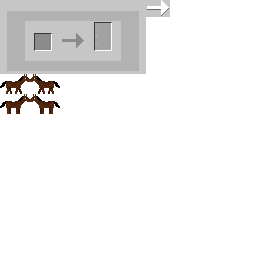
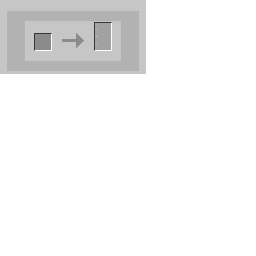
Comparing the layer stacks of the two w=256, h=256 images. Changes:
painted on "Layer 4" over (0, 0, 170, 114)
